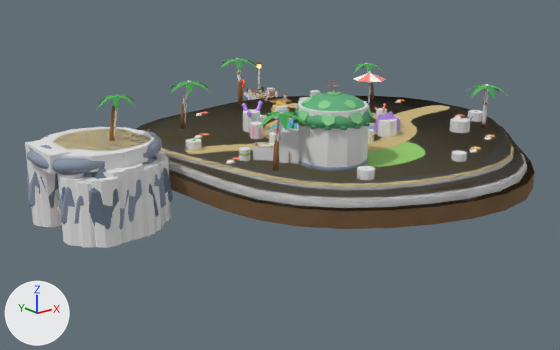
What one commit did to the glTF model packages/arquipelago/src/assets/ilhas/recife.glb.
Rendered twice from a camera (50 mm lens) standing at (-37.3, -40.4, 14.6) and looking at (-4.8, 0.2, -1.6). The lights are fixed; the arrows at lower left show +X, +Y and +Z. The first picture is the older version. Where no turn or scale is listed for an object, it has been applied to the vertices.

Names of what the first picture shows: 'caverna.001', 'col-cil-casa-mare-1', 'col-cil-rocha-caverna-13', 'col-cil-rocha-caverna-14', 'col-cil-rocha-caverna-16', 'col-cil-rocha-caverna-17', 'col-cil-rocha-caverna-22', 'col-cil-teto-caverna-1', 'col-terreno', 'construcoes', 'enfeites', 'terreno' and 34 more.
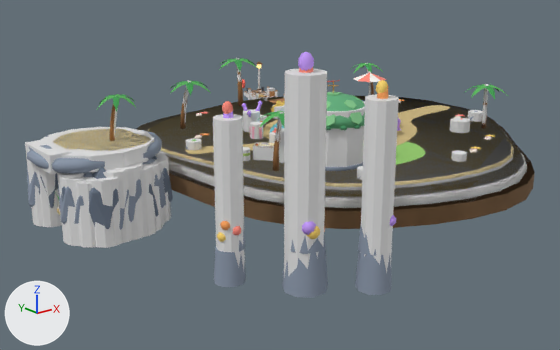
Where the change shows, as pixel boxes [x1, y1, x2, y2] in the pictures (560 x 350 px):
'col-cil-pinaculo-1', added: after [284, 69, 327, 278]
'marco-pinaculos', added: after [214, 52, 396, 298]
    faces in mat_rocharecife (greyish blue #8b97a9): [214, 224, 392, 298]
    faces in mat_corallilas (purple #c89cff): [223, 52, 396, 235]
    faces in mat_coralamarelo (yellow #ffd96b): [217, 80, 388, 242]
    faces in mat_coral (red #ff8b7b): [222, 67, 313, 235]
    faces in mat_corallaranja (orange #ffa459): [220, 86, 388, 232]
'col-cil-pinaculo-2', added: after [361, 94, 399, 273]
'col-cil-pinaculo-3', added: after [213, 114, 245, 272]

The change, as a list of edits to the scene's bpy script:
```text
Add me_marco_pinaculos:
    me_marco_pinaculos.from_pydata(...)  # 1596 vertices, 2976 faces; spans x -16.05..-8.62, y -14.85..-7.48, z -3.52..9.1
    # faces by material slot: [192, 640, 704, 704, 736]
    me_marco_pinaculos.materials.append(mat_rocharecife)  # greyish blue #8b97a9
    me_marco_pinaculos.materials.append(mat_corallaranja)  # orange #ffa459
    me_marco_pinaculos.materials.append(mat_corallilas)  # purple #c89cff
    me_marco_pinaculos.materials.append(mat_coralamarelo)  # yellow #ffd96b
    me_marco_pinaculos.materials.append(mat_coral)  # red #ff8b7b
Add ob_marco_pinaculos:
    ob_marco_pinaculos = bpy.data.objects.new('marco-pinaculos', me_marco_pinaculos)
    ob_marco_pinaculos.location = (0.0, 0.0, 0.0)
Add ob_col_cil_pinaculo_3:
    ob_col_cil_pinaculo_3 = bpy.data.objects.new('col-cil-pinaculo-3', me_col_unidade_cilindro)
    ob_col_cil_pinaculo_3.location = (-15.1, -8.4, 1.05)
    ob_col_cil_pinaculo_3.scale = (1.53, 1.53, 9.1)
Add ob_col_cil_pinaculo_2:
    ob_col_cil_pinaculo_2 = bpy.data.objects.new('col-cil-pinaculo-2', me_col_unidade_cilindro)
    ob_col_cil_pinaculo_2.location = (-9.6, -13.9, 1.65)
    ob_col_cil_pinaculo_2.scale = (1.7, 1.7, 10.3)
Add ob_col_cil_pinaculo_1:
    ob_col_cil_pinaculo_1 = bpy.data.objects.new('col-cil-pinaculo-1', me_col_unidade_cilindro)
    ob_col_cil_pinaculo_1.location = (-12.6, -11.6, 2.3)
    ob_col_cil_pinaculo_1.scale = (2.12, 2.12, 11.6)
```
